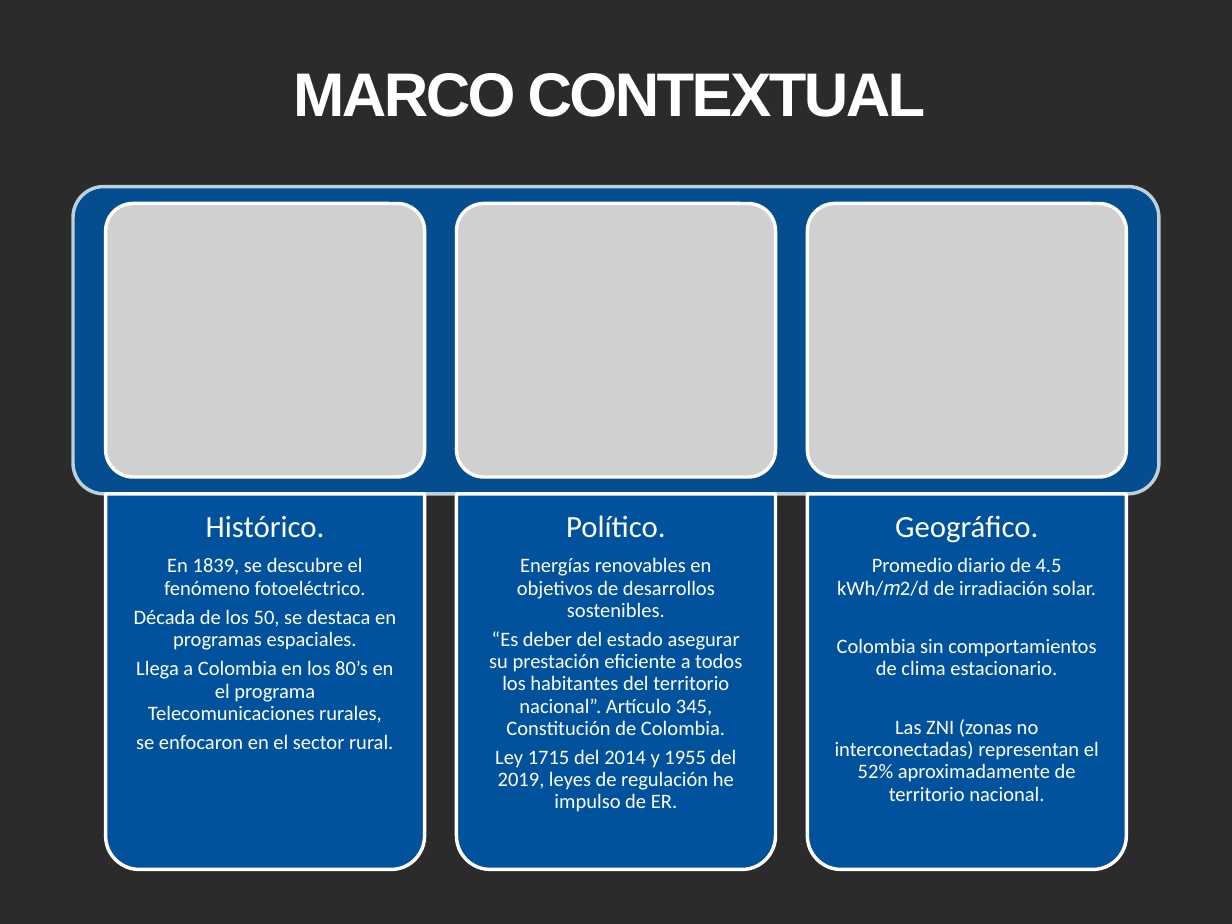
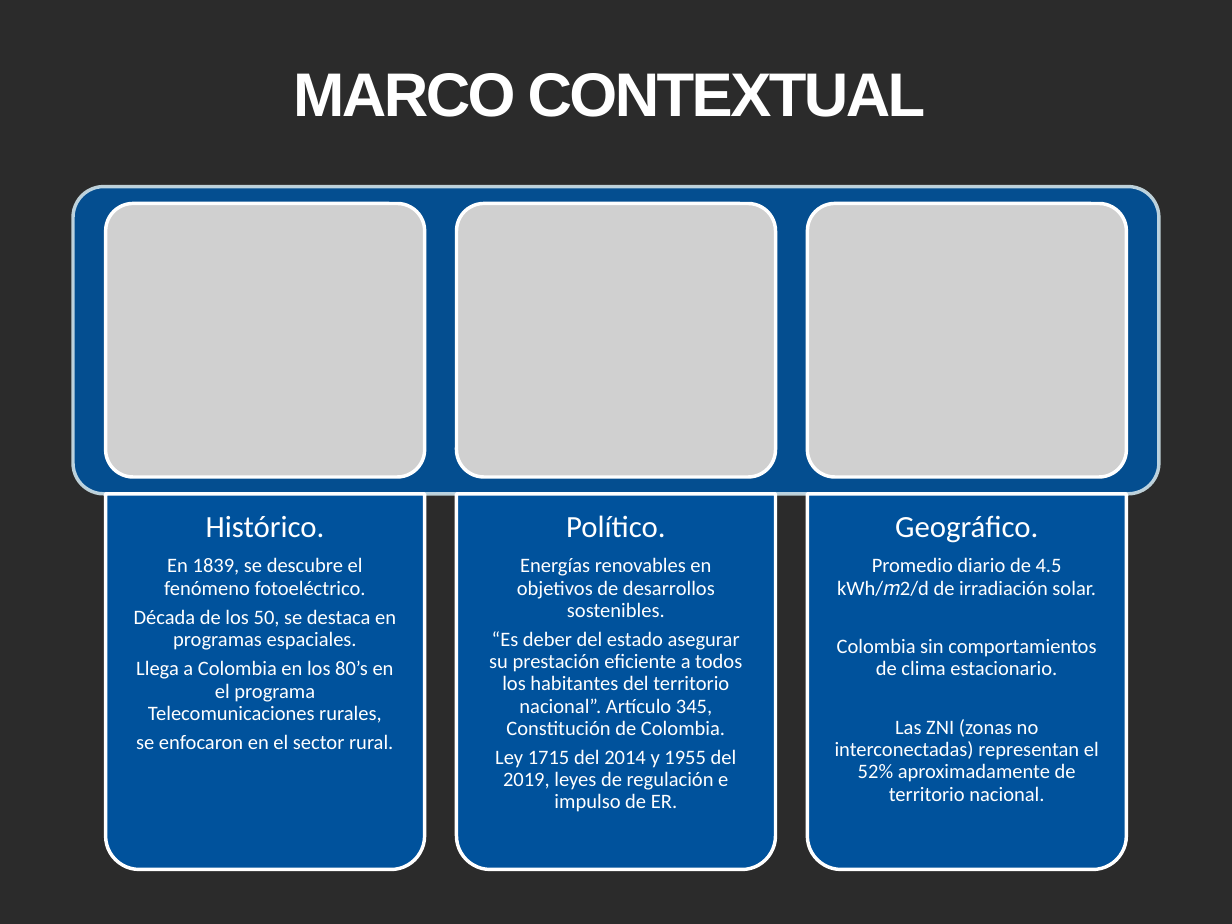
Before and after one commit to catorres480/Uniajc_Tesis_OTFV, a slide deck: slide 8 of Anteproyectos2021/ArchivosEntregables/Mayo/Exposicion_tesis_16052021.pptx. Drawn at 1232x924 pixels with LibreOffice and Linux fonts; fonts in the diff are those of the drawing; grey boxes stand for pictures; background and template pictures are left out; a plain dark background stands for a picture behind light text. Boxes give left, top, right and bottom in pixels: in the first picture for what was removed or moved away, otherwise in the second. Text is boxed around its words. In the diff, an @@ line names an element or a change of style, - is before the commit and + after.

```diff
--- a/Anteproyectos2021/ArchivosEntregables/Mayo/Exposicion_tesis_16052021.pptx
+++ b/Anteproyectos2021/ArchivosEntregables/Mayo/Exposicion_tesis_16052021.pptx
@@ text at bbox=[495, 749, 737, 812]: text changed @@
-Ley 1715 del 2014 y 1955 del 2019, leyes de regulación he impulso de ER.
+Ley 1715 del 2014 y 1955 del 2019, leyes de regulación e impulso de ER.
```
